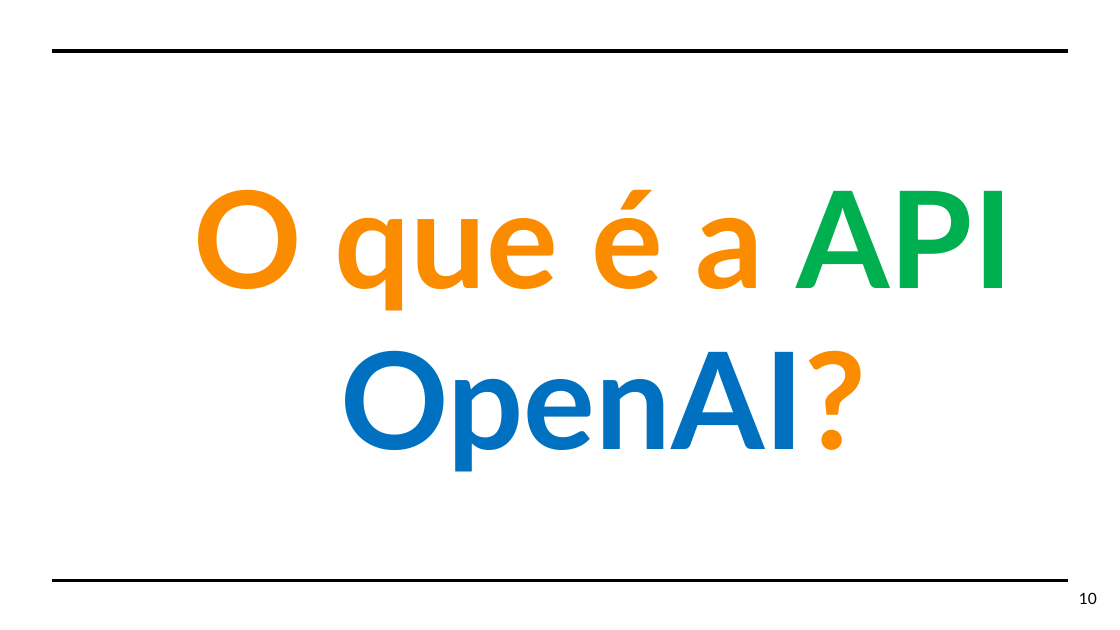
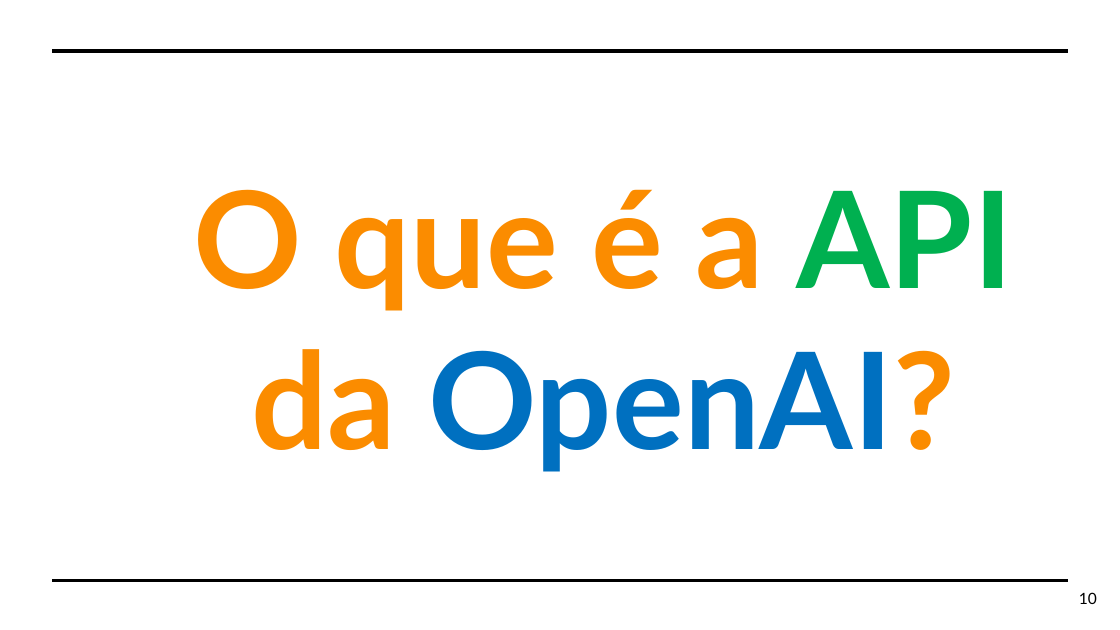
Before and after one commit to adalves-ufabc/2023-SBBD-Minicurso, a slide deck: slide 10 of slides/1. API OpenAI - Introdução.pptx. Drawn at 1120x630 pixels with LibreOffice and Linux fonts; fonts in the diff are those of the drawing. Boxes give left, top, right and bottom in pixels: in the first picture for what was removed or moved away, otherwise in the second. Text is boxed around its words. In the diff, an @@ line names an element or a change of style, - is before the commit and + after.

```diff
--- a/slides/1. API OpenAI - Introdução.pptx
+++ b/slides/1. API OpenAI - Introdução.pptx
@@ title at [194, 189, 1013, 472]: text changed @@
-O que é a API OpenAI?
+O que é a API da OpenAI?
```
Also in this commit, not shown: 2 other files.
